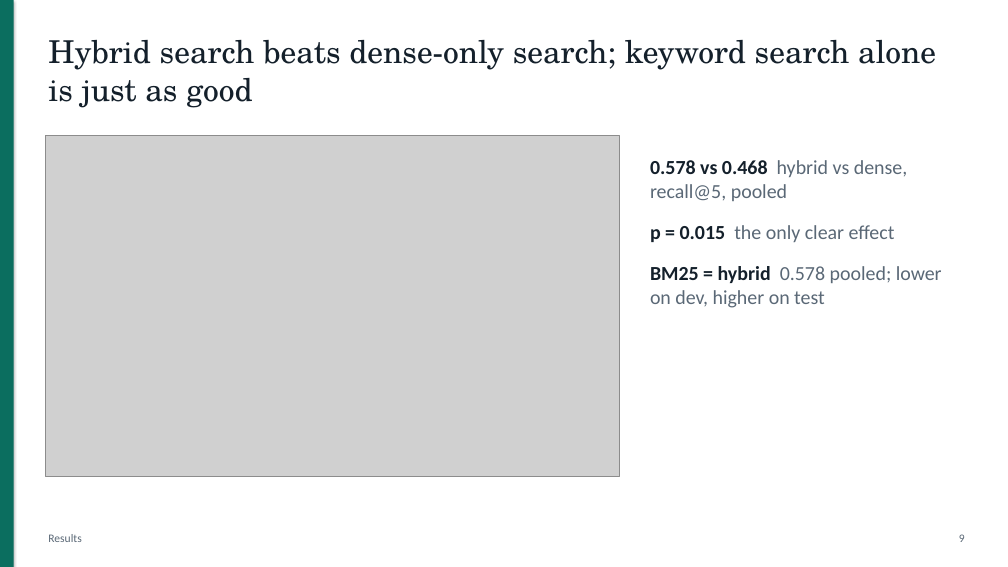
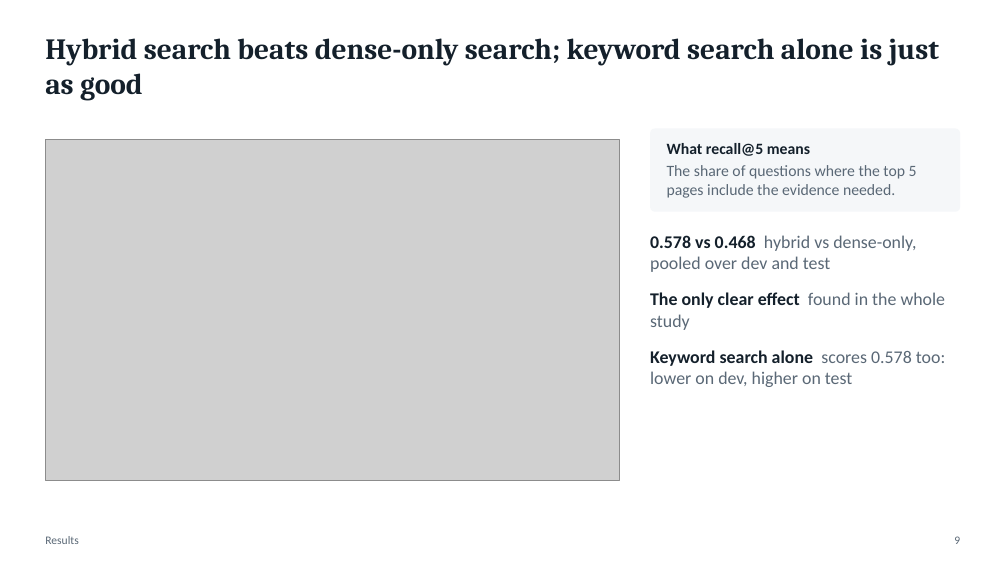
Before and after one commit to DarkkReaper007/RAG-for-financial-analysis, a slide deck: slide 9 of paper/slides.pptx. Drawn at 1008x567 pixels with LibreOffice and Linux fonts; fonts in the diff are those of the drawing; grey boxes stand for pictures. Boxes give left, top, right and bottom in pixels: in the first picture for what was removed or moved away, otherwise in the second. Text is boxed around its words. In the diff, an @@ line names an element or a change of style, - is before the commit and + after.

```diff
--- a/paper/slides.pptx
+++ b/paper/slides.pptx
@@ rectangle removed at [0,0,14,567] @@
@@ text "Hybrid search beats dense-only search; ..." at [45,38,939,101]: size 30 to 28 pt, font TeX Gyre Schola to Cambria, bold on @@
@@ picture: place and size @@
-picture at [45,136,620,477]
+picture at [45,140,620,481]
@@ rounded rectangle added at [650,129,960,212], fill #F5F7F9, 15 pt, text #5A6876 @@
+What recall@5 means
+The share of questions where the top 5 pages include the evidence needed.
@@ text at [650,235,946,387]: text changed; size 19 to 17 pt @@
-0.578 vs 0.468 hybrid vs dense, recall@5, pooled
-p = 0.015 the only clear effect
-BM25 = hybrid 0.578 pooled; lower on dev, higher on test
+0.578 vs 0.468 hybrid vs dense-only, pooled over dev and test
+The only clear effect found in the whole study
+Keyword search alone scores 0.578 too: lower on dev, higher on test
@@ text "9": place and size @@
-text "9" at [959,534,965,542]
+text "9" at [954,536,960,544]
```
Also in this commit, not shown: 9 other slides changed, 7 slides added, 7 slides removed, 5 other files.
